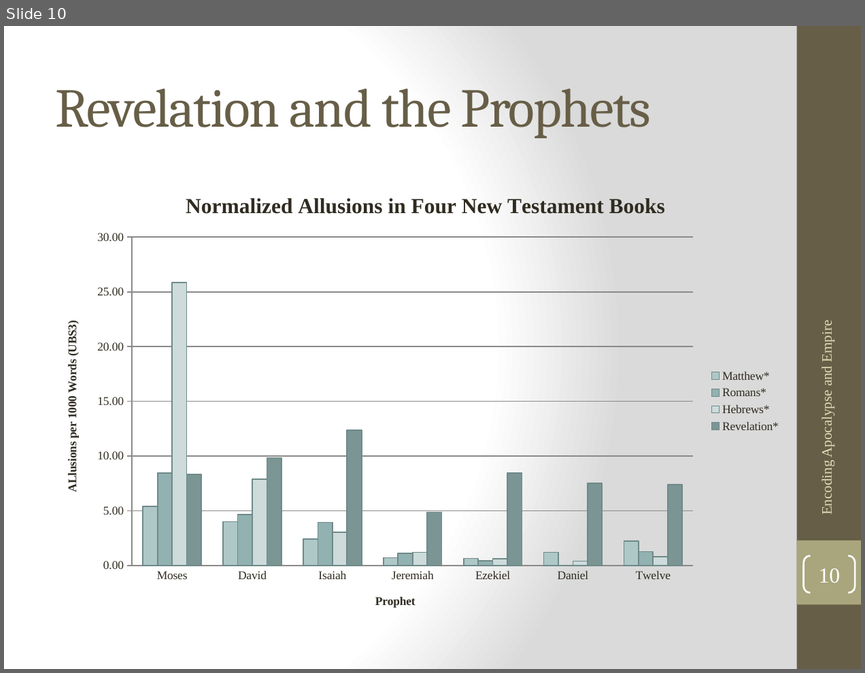
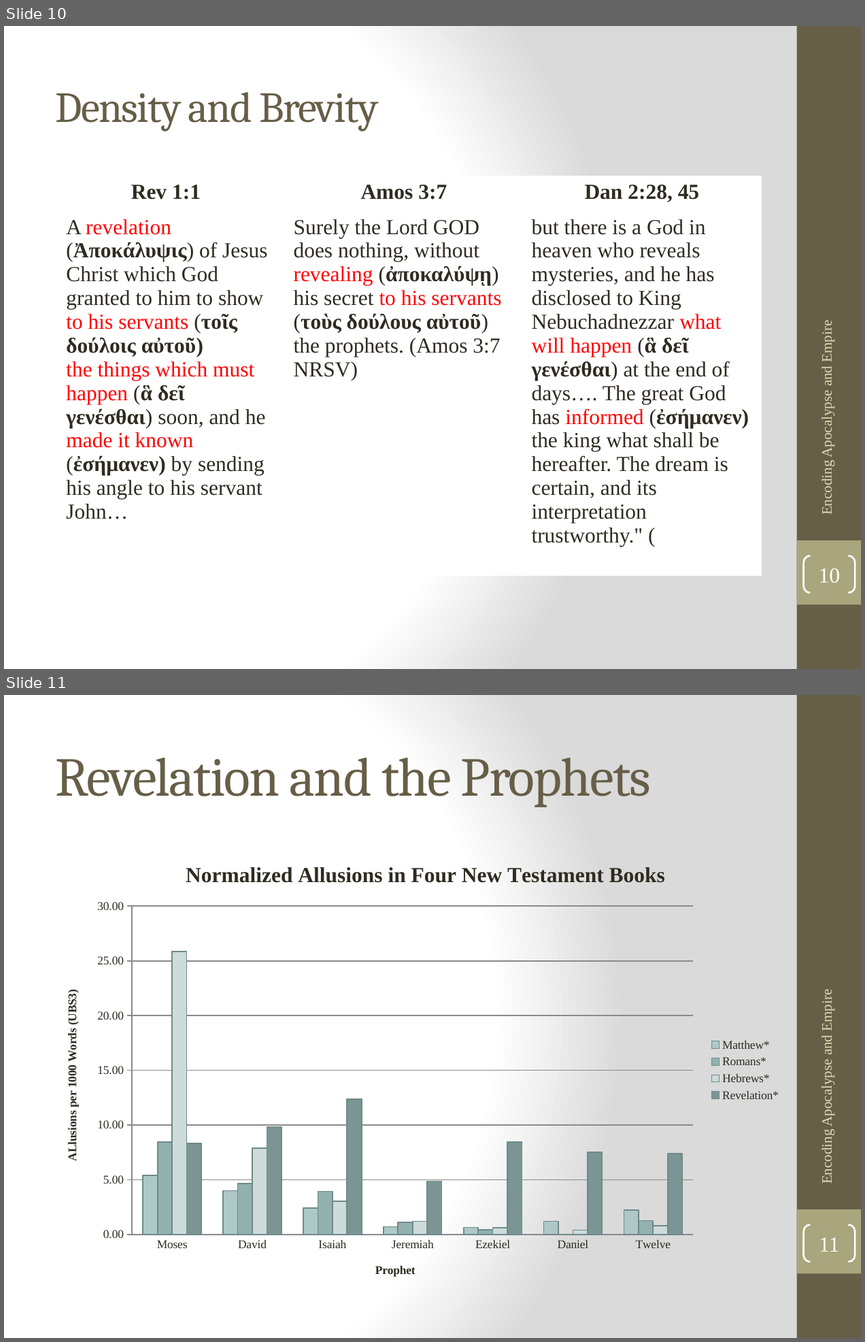
Before and after one commit to EncodingRevelation/revelation, a slide deck: slides/encoding apocalypse and empire ppt.pptx. Shown one above the other, each under a label of ours: slide 10 before the commit, slides 10 and 11 after it. The pictures are 865x673 and 865x1342 pixels, drawn with LibreOffice and Linux fonts; fonts in the diff are those of the drawing. Boxes give left, top, right and bottom in pixels: in the first picture for what was removed or moved away, otherwise in the second. Text is boxed around its words. In the diff, an @@ line names an element or a change of style, - is before the commit and + after.

```diff
--- a/slides/encoding apocalypse and empire ppt.pptx
+++ b/slides/encoding apocalypse and empire ppt.pptx
@@ slide 10 added at (4, 26, 861, 669), background gradient #FFFFFF to #DADADA; not listed: 2 template elements that a slide beside it also shows @@
@@ title added at (56, 92, 378, 131), 36 pt, text #675E47 @@
+Density and Brevity
@@ table added at (47, 176, 762, 580), 2 rows, 3 columns @@
+Rev 1:1 | Amos 3:7 | Dan 2:28, 45
+A revelation (Ἀποκάλυψις) of Jesus Christ which God granted to him to show to his servants (τοῖς δούλοις αὐτοῦ) / the things which must happen (ἃ δεῖ γενέσθαι) soon, and he made it known (ἐσήμανεν) by sending his angle to his servant John… | Surely the Lord GOD does nothing, without revealing (ἀποκαλύψῃ) his secret to his servants (τοὺς δούλους αὐτοῦ) the prophets. (Amos 3:7 NRSV) | but there is a God in heaven who reveals mysteries, and he has disclosed to King Nebuchadnezzar what will happen (ἃ δεῖ γενέσθαι) at the end of days…. The great God has informed (ἐσήμανεν) the king what shall be hereafter. The dream is certain, and its interpretation trustworthy." (
@@ text added at (819, 325, 834, 514), 12 pt, text #DFDCB7 @@
+Encoding Apocalypse and Empire
@@ page number added at (804, 556, 855, 592), outline #FFFFFF 1.5 pt, 18 pt, text #FFFFFF @@
+10
@@ what was slide 10 is now slide 11 @@
@@ page number at (819, 1237, 839, 1251): text changed @@
-10
+11
```
Also in this commit, not shown: 3 slides changed, 1 other file.
